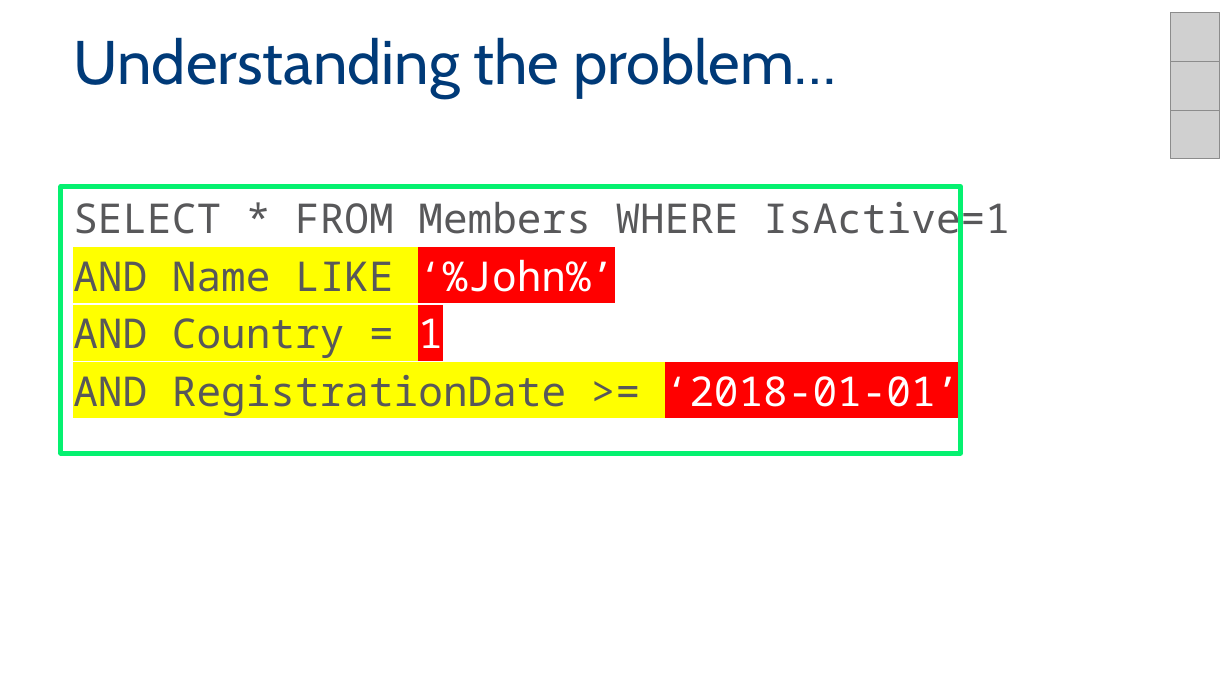
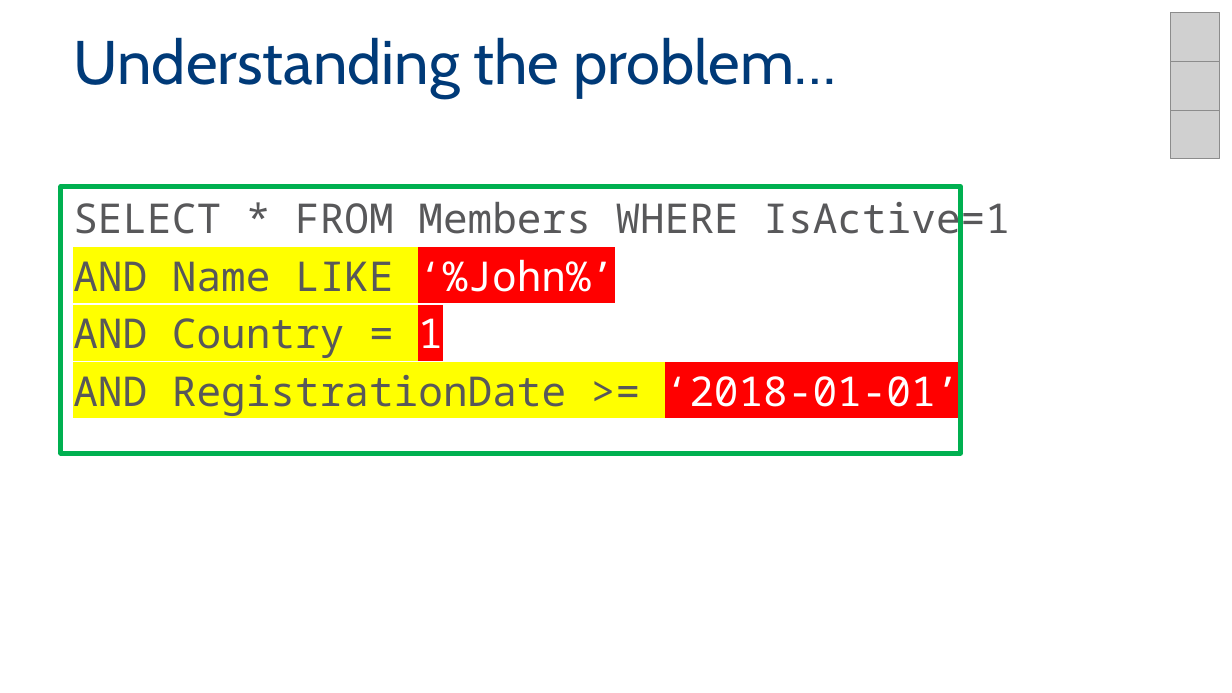
Before and after one commit to MadeiraData/DynamicFilters, a slide deck: slide 13 of DynamicFilters2.pptx. Drawn at 1232x693 pixels with LibreOffice and Linux fonts; fonts in the diff are those of the drawing; grey boxes stand for pictures; background and template pictures are left out. Boxes give left, top, right and bottom in pixels: in the first picture for what was removed or moved away, otherwise in the second. Text is boxed around its words. In the diff, an @@ line names an element or a change of style, - is before the commit and + after.

```diff
--- a/DynamicFilters2.pptx
+++ b/DynamicFilters2.pptx
@@ rectangle at [60,187,960,453]: outline #05F170 3 pt to #00B050 3 pt @@
```
Also in this commit, not shown: 6 other slides changed.
